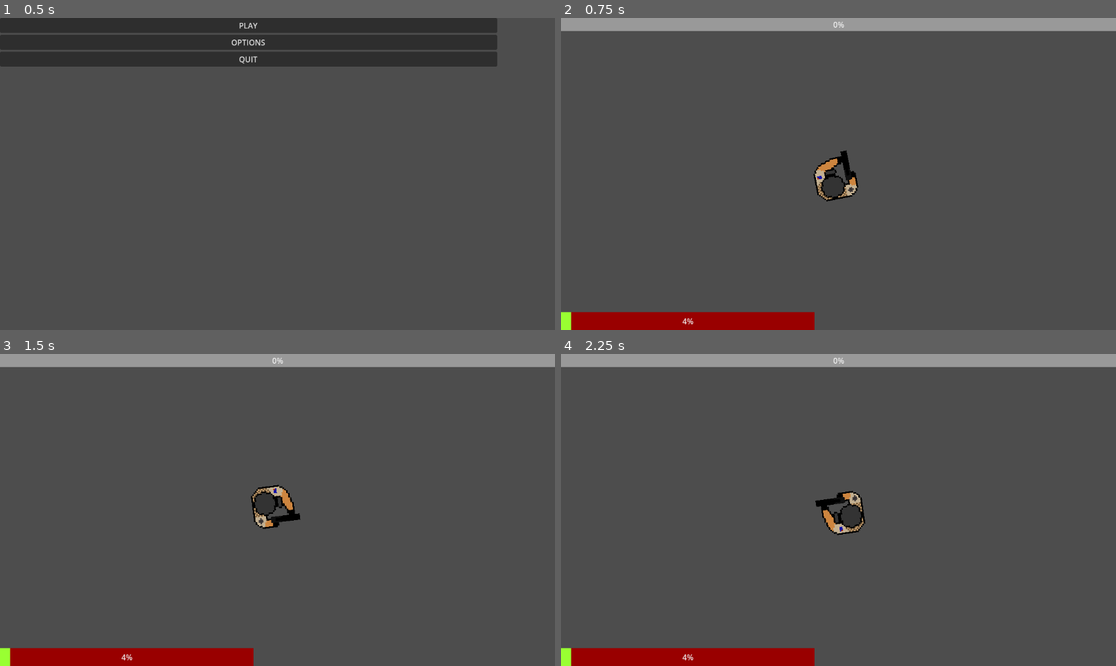
Above: before the commit, frames 1-4 (two rows, left to right).
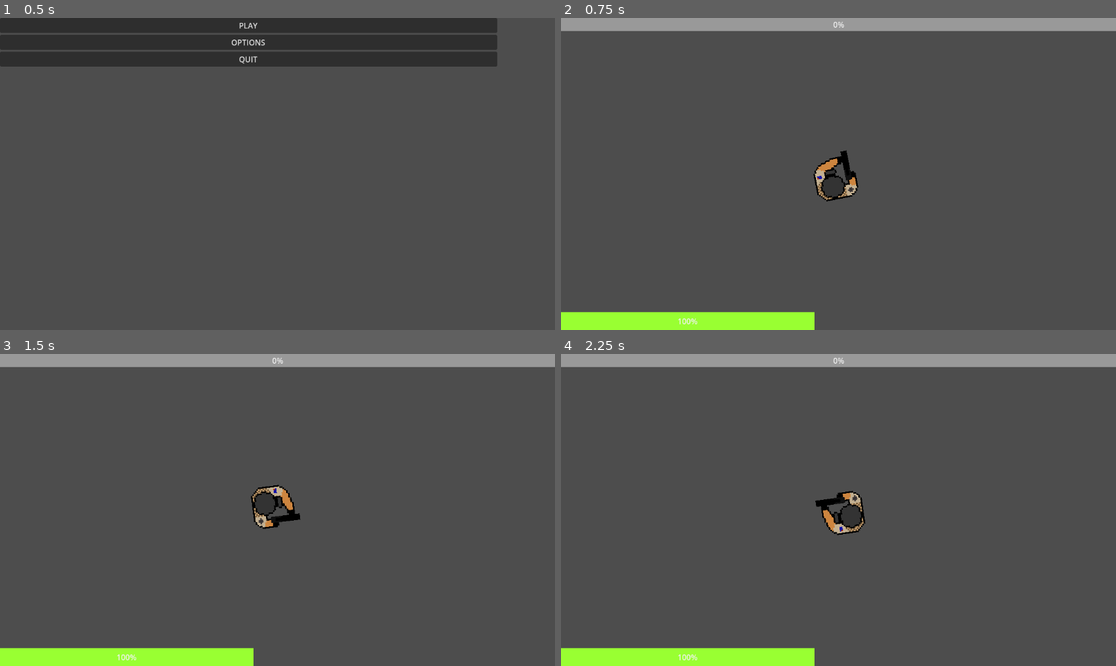
Above: after the commit, the same moments.

Repository: MagmaticPage255/Top-Down-Shooter
Game: Godot game, scene res://Scenes/menu.tscn
Same seed, same stepped clock (60 frames per second), same inputs: the game is played once before the commit and once after it.
Inputs (mouse positions are in pixels of both pictures, inside the frame that each line leads up to):
- Up to frame 1 (0.5 s): no input
- Up to frame 2 (0.75 s): click "PLAY" at 0.5 s
- Up to frame 3 (1.5 s): tap Enter at 1.25 s; move the mouse to (399, 494) at 1.27 s; hold D (right) from 1.28 s (still down); click (399, 494) at 1.35 s
- Up to frame 4 (2.25 s): tap Space at 2 s; move the mouse to (727, 525) at 2.02 s; release D (right) at 2.03 s; hold S (down) from 2.03 s (still down); click (727, 525) at 2.1 s

Frame 1 is identical in both runs. In frame 2, 2.5% of the frame differs, in the area x 1-46%, y 94-100%; in frame 3, 2.5%; in frame 4, 2.5%.
Error after the commit: Invalid assignment of property or key 'max_value' with value of type 'Nil' on a base object of type 'ProgressBar (player.tscn::GDScript_a6lib)'. (res://Scenes/…

Commit message:
im bouta

Diff:
--- a/Scenes/Enemy#1.gd
+++ b/Scenes/Enemy#1.gd
@@ -44,8 +44,6 @@
 	pass # Replace with function body.
 
 func attack():
-	ray_cast_2d.enabled = true
-
 	# Get the mouse position in global coordinates
 	var mouse_pos = get_global_mouse_position()
 
@@ -53,11 +51,11 @@
 	var local_dir = ray_cast_2d.to_local(mouse_pos - ray_cast_2d.global_position).normalized()
 
 	# Set the cast_to property using Vector2
-	ray_cast_2d.cast_to = local_dir * 100  # Adjust this value as needed
 
 	if ray_cast_2d.is_colliding():
 		var result = ray_cast_2d.get_collider()
 		if result and result.has_method('take_damage'):
 			result.take_damage(5)
-
-	ray_cast_2d.enabled = false
+			$MuzzleFlash.show()
+			$MuzzleFlash/Timer.start()
+			$ShootSound.play()
--- a/Scenes/enemy#2.gd
+++ b/Scenes/enemy#2.gd
@@ -44,23 +44,18 @@
 	pass # Replace with function body.
 
 func attack():
-	ray_cast_2d.enabled = true
-
 	# Get the mouse position in global coordinates
 	var mouse_pos = get_global_mouse_position()
 
 	# Convert mouse position to local coordinates of the RayCast2D
 	var local_dir = ray_cast_2d.to_local(mouse_pos - ray_cast_2d.global_position).normalized()
 
-	# Set the cast_to property
-	ray_cast_2d.cast_to = local_dir * 100  # Adjust this value as needed
-
-	# Perform raycast
-	ray_cast_2d.force_raycast_update()
+	# Set the cast_to property using Vector2
 
 	if ray_cast_2d.is_colliding():
 		var result = ray_cast_2d.get_collider()
 		if result and result.has_method('take_damage'):
 			result.take_damage(5)
-
-	ray_cast_2d.enabled = false
+			$MuzzleFlash.show()
+			$MuzzleFlash/Timer.start()
+			$ShootSound.play()
--- a/Scenes/player.gd
+++ b/Scenes/player.gd
@@ -10,15 +10,17 @@
 @export var damage = 1
 
 var player_health = 25
+var max_player_health
+var current_health = max_player_health
 var enemy_health = 20
 
 var dead = false
 
 func _ready():
-	update_health_bars()
-
-func update_health_bars():
-	$UI/Control/Health.value = player_health / 25.0
+	var health_bar = $UI/Control/Health
+	if health_bar:
+		health_bar.max_value = max_player_health
+		health_bar.value = max_player_health
 
 func _process(delta):
 	if Input.is_action_just_pressed("shoot"):
@@ -69,16 +71,18 @@
 
 func take_damage(amount):
 	player_health -= amount
+	update_health_bar()
+
 	if player_health <= 0:
 		die()
 
-
+func update_health_bar():
+	$Label.text = str(current_health) + "/" + str(max_player_health)
 
 func die():
 	print("Player died!")
 	# Load the DeathScreen scene
-	var death_screen = preload("res://Scenes/death_screen.tscn").instantiate()
-	get_tree().change_scene_to(death_screen)
+	get_tree().change_scene_to_file("res://Scenes/death_screen.tscn")
 
 func attack():
 	var ray_cast = $RayCast2D
